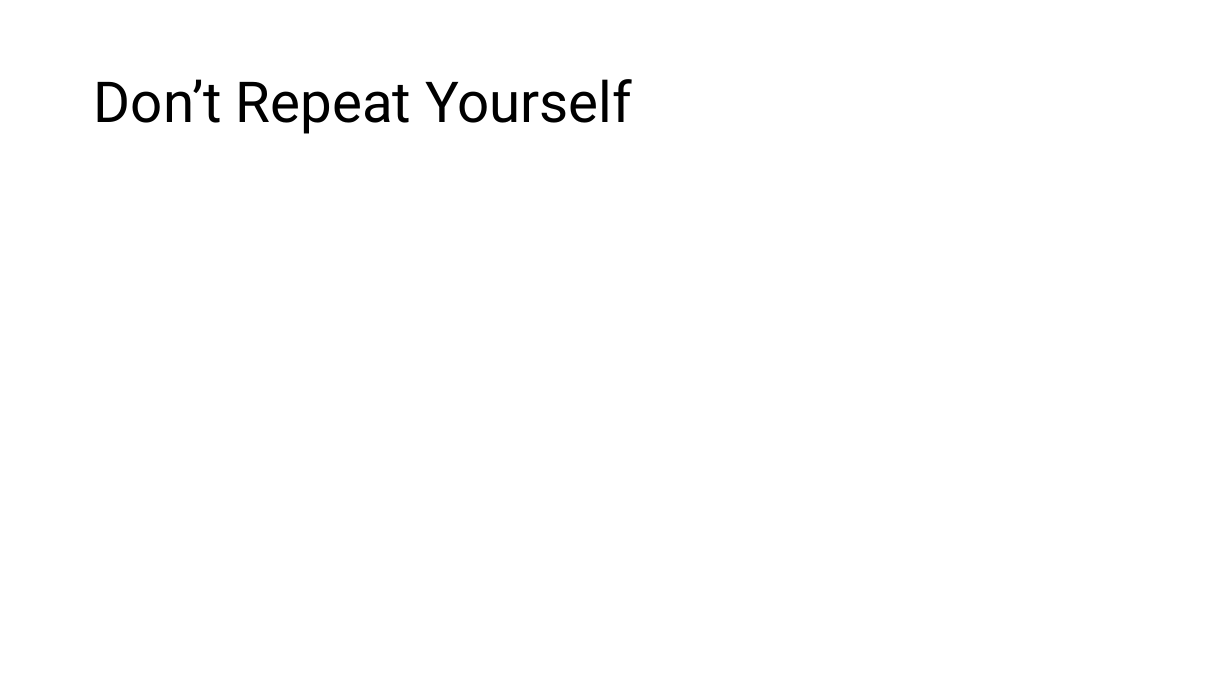
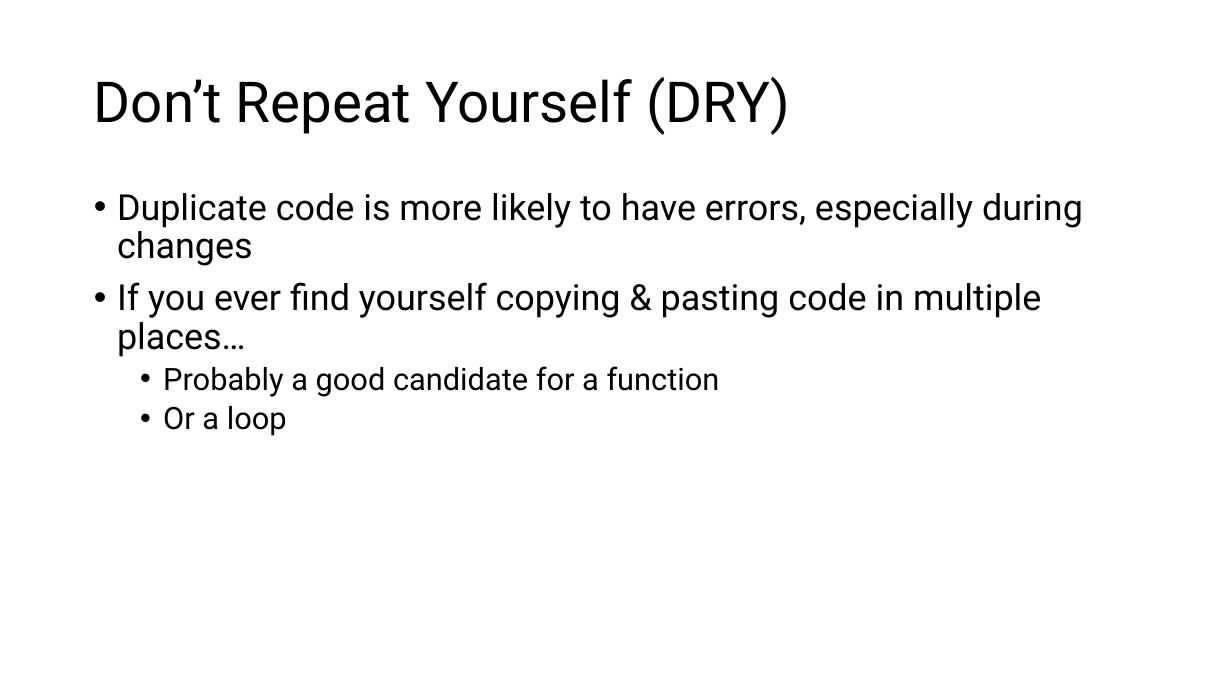
Before and after one commit to CyberDave80/AI2C-Prereqs, a slide deck: slide 10 of lesson09/Clean Code/Writing Clean Code.pptx. Drawn at 1232x693 pixels with LibreOffice and Linux fonts; fonts in the diff are those of the drawing. Boxes give left, top, right and bottom in pixels: in the first picture for what was removed or moved away, otherwise in the second. Text is boxed around its words. In the diff, an @@ line names an element or a change of style, - is before the commit and + after.

```diff
--- a/lesson09/Clean Code/Writing Clean Code.pptx
+++ b/lesson09/Clean Code/Writing Clean Code.pptx
@@ title at (94, 77, 790, 135): text changed @@
-Don’t Repeat Yourself
+Don’t Repeat Yourself (DRY)
@@ text added at (117, 193, 1083, 436), 28 pt, text #000000 @@
+• Duplicate code is more likely to have errors, especially during changes
+• If you ever find yourself copying & pasting code in multiple places…
+  • Probably a good candidate for a function
+  • Or a loop
```
Also in this commit, not shown: 6 other slides changed, 4 slides added, 3 slides removed, 1 other file.
